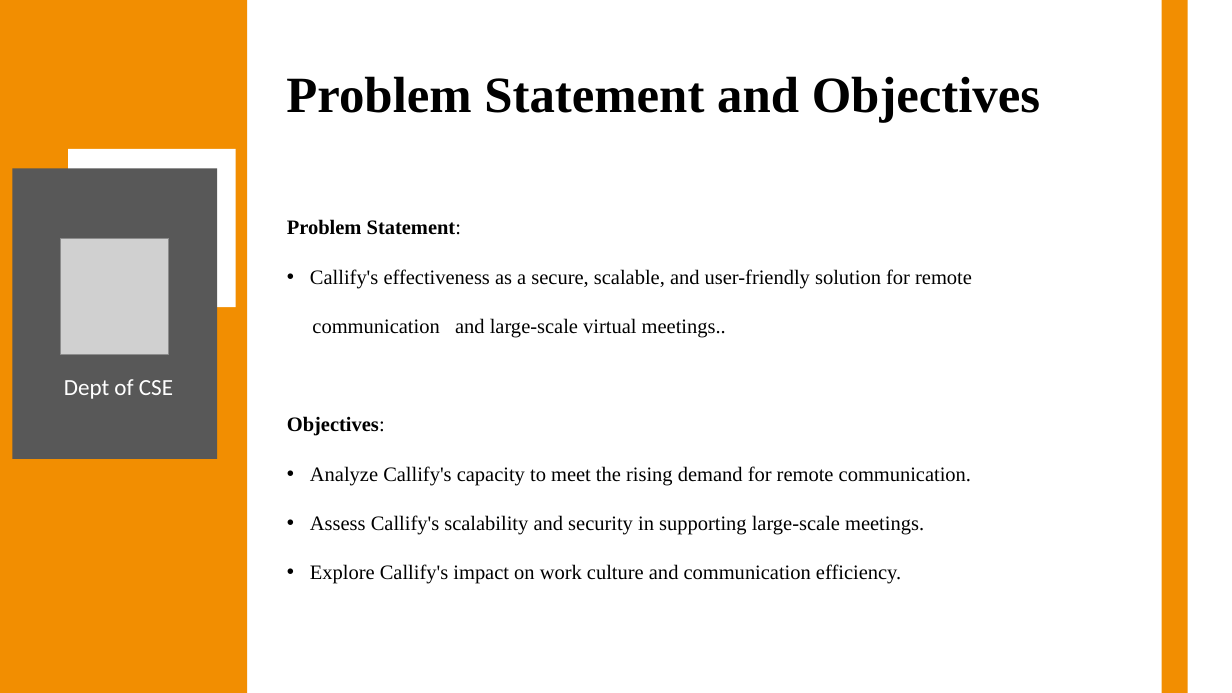
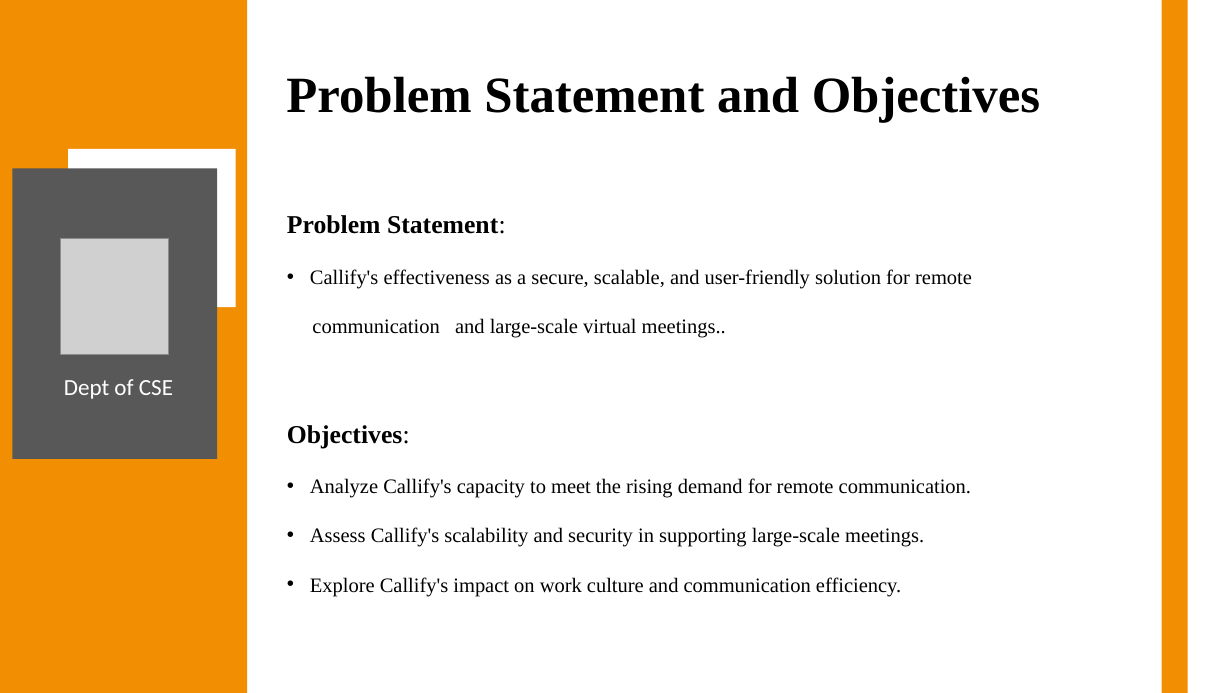
Before and after one commit to Anish202020/7th-Semester, a slide deck: slide 6 of Report & PPT/Project Work/Ppt/Callify Synopsis.pptx. Drawn at 1232x693 pixels with LibreOffice and Linux fonts; fonts in the diff are those of the drawing; grey boxes stand for pictures. Boxes give left, top, right and bottom in pixels: in the first picture for what was removed or moved away, otherwise in the second. Text is boxed around its words. In the diff, an @@ line names an element or a change of style, - is before the commit and + after.

```diff
--- a/Report & PPT/Project Work/Ppt/Callify Synopsis.pptx
+++ b/Report & PPT/Project Work/Ppt/Callify Synopsis.pptx
@@ text at bbox=[287, 215, 506, 448]: size 16 to 20 pt in "Problem Statement:", "Objectives:" @@
```
Also in this commit, not shown: 12 other slides changed, 1 slide added.
